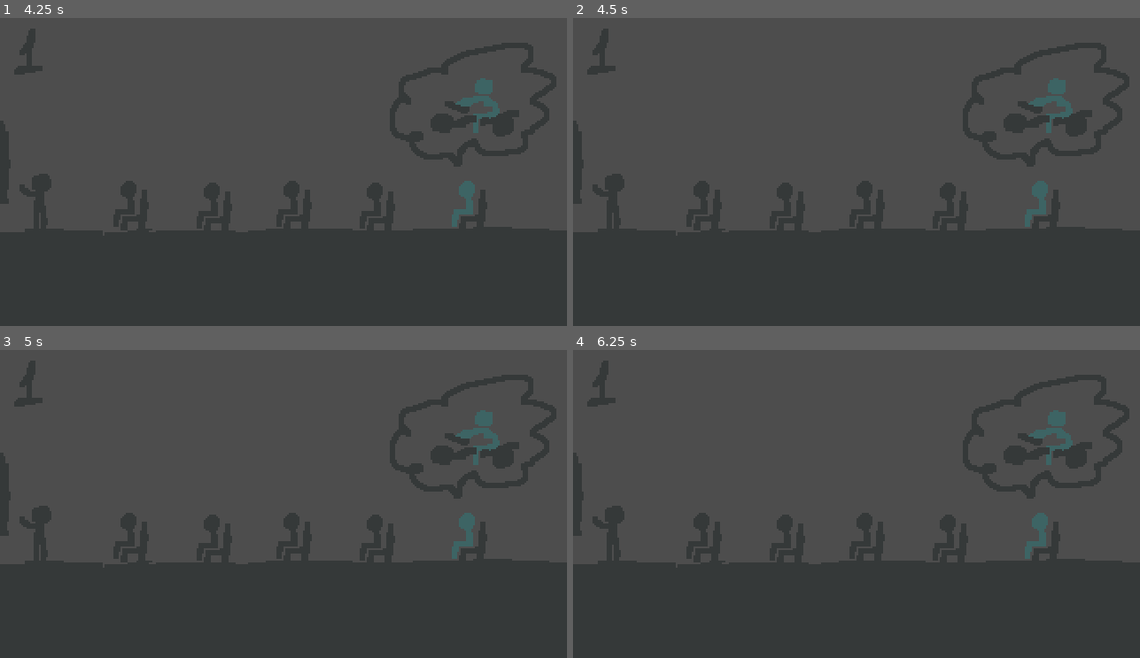
Above: before the commit, frames 1-4 (two rows, left to right).
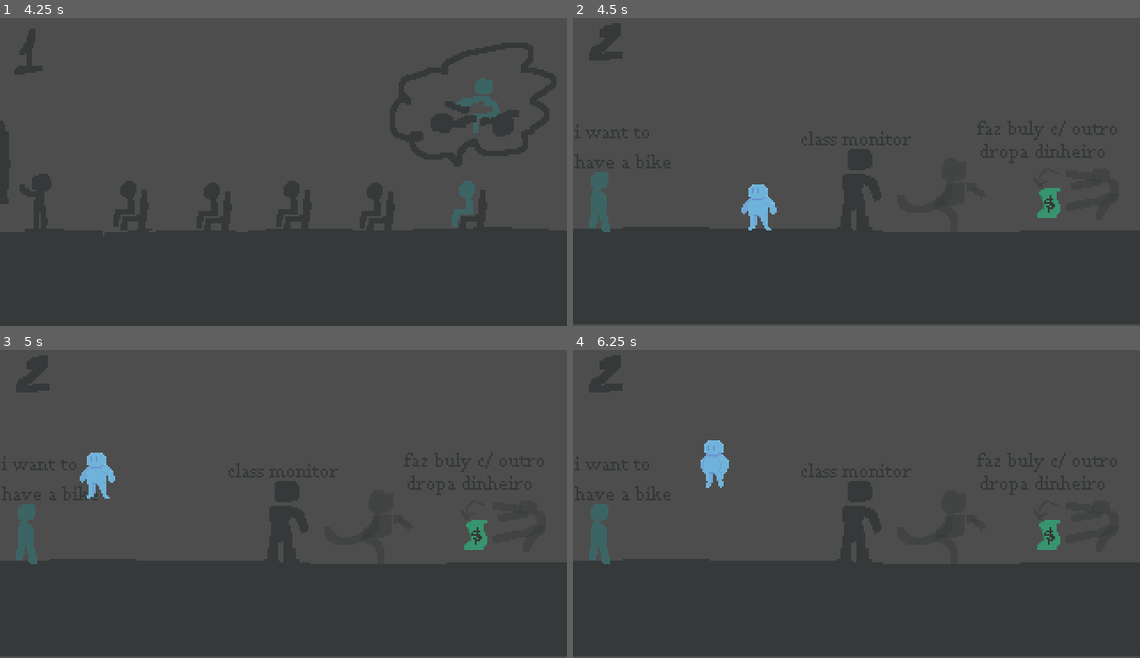
Above: after the commit, the same moments.

Repository: aloefflerj/ldjam58
Game: Godot game, scene res://scenes/Game.tscn
The game is run twice, just before and just after one commit, with the same random seed, the same clock (stepped at 60 frames per second) and the same inputs.
Inputs:
- Up to frame 1 (4.25 s): tap Enter at 0.5 s; hold D (right) 0.53-2.03 s; tap Up (jump) at 0.77, 1.52, 3.02, 3.77 s; hold A (left) 2.03-2.78 s; hold D (right) from 2.78 s (still down)
- Up to frame 2 (4.5 s): release D (right) at 4.28 s; hold A (left) from 4.28 s (still down)
- Up to frame 3 (5 s): keep holding A (left); tap Up (jump) at 4.52 s
- Up to frame 4 (6.25 s): release A (left) at 5.03 s; hold D (right) 5.03-5.78 s; hold A (left) from 5.78 s (still down); tap Up (jump) at 6.02 s

Frame 1 is identical in both runs. In frame 2, 0.9% of the frame differs, in the area x 3-86%, y 51-70%; in frame 3, 0.9%; in frame 4, 0.9%.

Commit message:
feat: implements leve change

Diff:
--- a/scenes/Game.tscn
+++ b/scenes/Game.tscn
@@ -9,6 +9,8 @@
 size = Vector2(321, 52)
 
 [sub_resource type="SegmentShape2D" id="SegmentShape2D_78awf"]
+
+[sub_resource type="CircleShape2D" id="CircleShape2D_78awf"]
 
 [node name="PhaseOne" type="Node2D"]
 script = ExtResource("1_aug50")
@@ -48,3 +50,11 @@
 position = Vector2(25, -84)
 scale = Vector2(3.66373, 10.9106)
 shape = SubResource("SegmentShape2D_78awf")
+
+[node name="Phase End" type="Area2D" parent="."]
+
+[node name="CollisionShape2D" type="CollisionShape2D" parent="Phase End"]
+position = Vector2(322, 110)
+shape = SubResource("CircleShape2D_78awf")
+
+[connection signal="body_entered" from="Phase End" to="Player" method="_on_phase_end_body_entered"]
--- /dev/null
+++ b/scenes/phase_three.tscn
@@ -0,0 +1,3 @@
+[gd_scene format=3 uid="uid://bupu4lgml2g4o"]
+
+[node name="phase_three" type="Node2D"]
--- a/scenes/phase_two.tscn
+++ b/scenes/phase_two.tscn
@@ -27,11 +27,12 @@
 scale = Vector2(3.66373, 10.9106)
 shape = SubResource("SegmentShape2D_4yk0h")
 
-[node name="Ground" type="Sprite2D" parent="Extreme Left Margin"]
+[node name="Ground" type="Sprite2D" parent="."]
+position = Vector2(-27, 103)
 
-[node name="StaticBody2D" type="StaticBody2D" parent="Extreme Left Margin/Ground"]
+[node name="StaticBody2D" type="StaticBody2D" parent="Ground"]
 
-[node name="CollisionShape2D" type="CollisionShape2D" parent="Extreme Left Margin/Ground/StaticBody2D"]
+[node name="CollisionShape2D" type="CollisionShape2D" parent="Ground/StaticBody2D"]
 position = Vector2(191, 49)
 scale = Vector2(1.02695, 0.984468)
 shape = SubResource("RectangleShape2D_iq40g")
--- a/scripts/player.gd
+++ b/scripts/player.gd
@@ -84,3 +84,7 @@
 			animated_sprite_2d.animation = "jump"
 		PlayerState.FALL:
 			animated_sprite_2d.animation = "fall"
+
+
+func _on_phase_end_body_entered(_body: Node2D) -> void:
+	get_tree().call_deferred("change_scene_to_file", "res://scenes/phase_two.tscn")
Binary file added: assets/Placeholder/Levels/level_3.png
Not shown, added: assets/Placeholder/Levels/level_3.png.import
Not shown: 1 places in scenes/Game.tscn that only renumber resources
